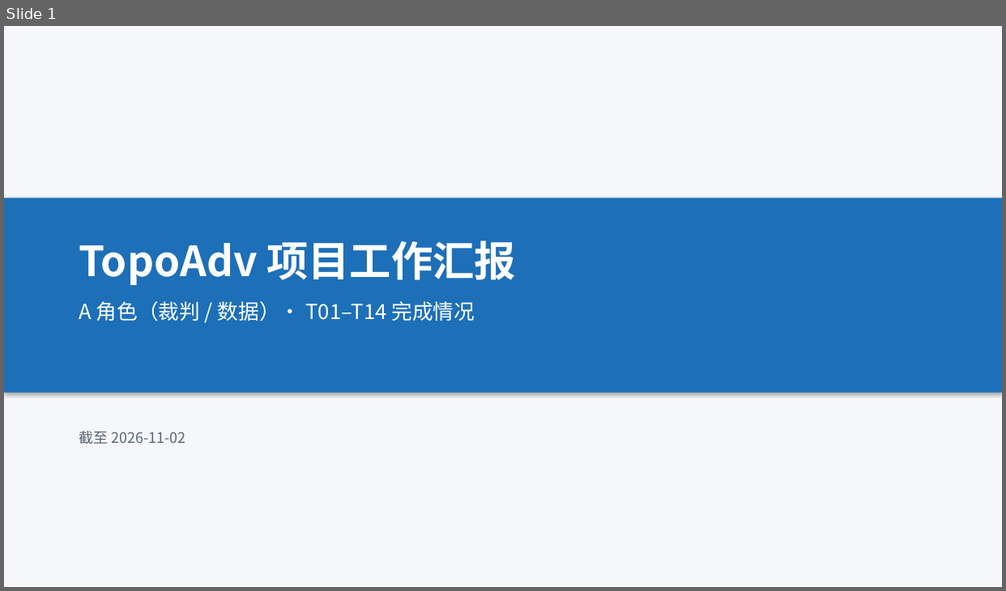
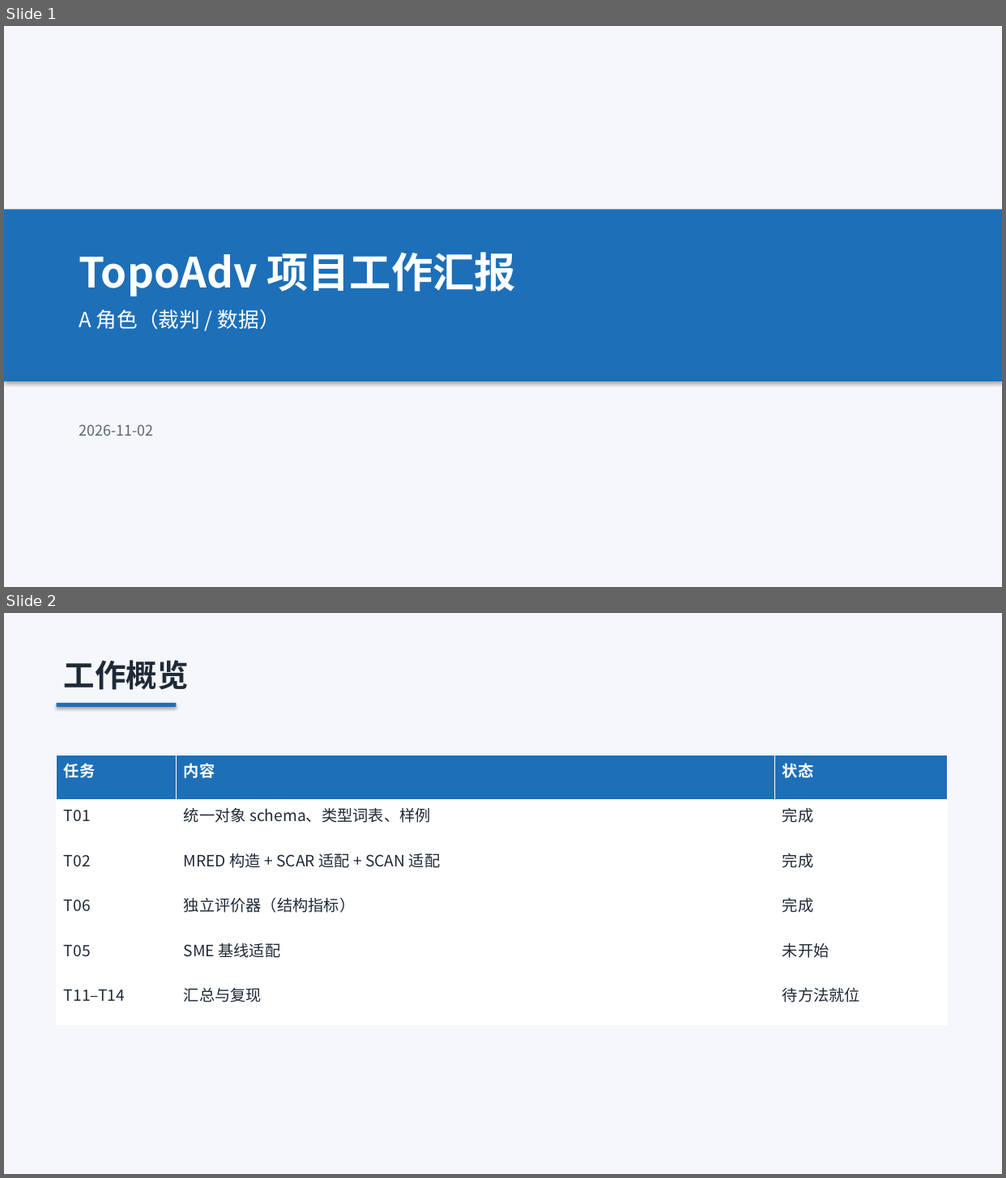
Before and after one commit to laoma9604-design/similar-learning, a slide deck: docs/TopoAdv-A角色工作汇报.pptx. Shown one above the other, each under a label of ours: slide 1 before the commit, slides 1 and 2 after it. The pictures are 1006x591 and 1006x1178 pixels, drawn with LibreOffice and Linux fonts; fonts in the diff are those of the drawing. Boxes give left, top, right and bottom in pixels: in the first picture for what was removed or moved away, otherwise in the second. Text is boxed around its words. In the diff, an @@ line names an element or a change of style, - is before the commit and + after.

Commit message:
汇报 PPT 精简为 8 页：只列已完成的工作
删除缺陷复盘、坑、待办、风险提示等章节，只保留做了什么：
  1 封面
  2 工作概览（T01/T02/T06 完成，T05、T11-T14 未完成）
  3 T01 统一对象与评价协议
  4 T02 三个数据集（组数/任务数/对象数/划分）
  5 T02 配套材料（参考标注/分组清单/结构标注/数据说明）
  6 T06 独立评价器（三数据集判据与满分情况）
  7 验收（五个工具的结果）
  8 收尾

版面检查：8 页 / 0 越界 / 0 重叠。pytest 83 passed。

```diff
--- a/docs/TopoAdv-A角色工作汇报.pptx
+++ b/docs/TopoAdv-A角色工作汇报.pptx
@@ slide 2 added at <box>4,613,1002,1174</box>, background #FFFFFF @@
@@ rectangle added at <box>4,613,1002,1174</box>, fill #F5F7FA @@
@@ text added at <box>64,660,189,690</box>, 30 pt, text #1F2A37, bold @@
+工作概览
@@ rectangle added at <box>57,703,177,707</box>, fill #1D6FB8 @@
@@ table added at <box>57,756,948,1024</box>, 6 rows, 3 columns @@
+任务 | 内容 | 状态
+T01 | 统一对象 schema、类型词表、样例 | 完成
+T02 | MRED 构造 + SCAR 适配 + SCAN 适配 | 完成
+T06 | 独立评价器（结构指标） | 完成
+T05 | SME 基线适配 | 未开始
+T11–T14 | 汇总与复现 | 待方法就位
@@ slide 1 changed as well @@
@@ rectangle: place and size @@
-rectangle at <box>4,199,1002,393</box>
+rectangle at <box>4,209,1002,382</box>
@@ text "TopoAdv 项目工作汇报": place and size @@
-text "TopoAdv 项目工作汇报" at <box>79,241,516,285</box>
+text "TopoAdv 项目工作汇报" at <box>79,252,516,297</box>
@@ text at <box>79,310,280,330</box>: text changed @@
-A 角色（裁判 / 数据）· T01–T14 完成情况
+A 角色（裁判 / 数据）
@@ text at <box>79,425,153,436</box>: text changed @@
-截至 2026-11-02
+2026-11-02
```
Also in this commit, not shown: 4 other slides changed, 2 other slides added, 7 slides removed, 1 other file.
